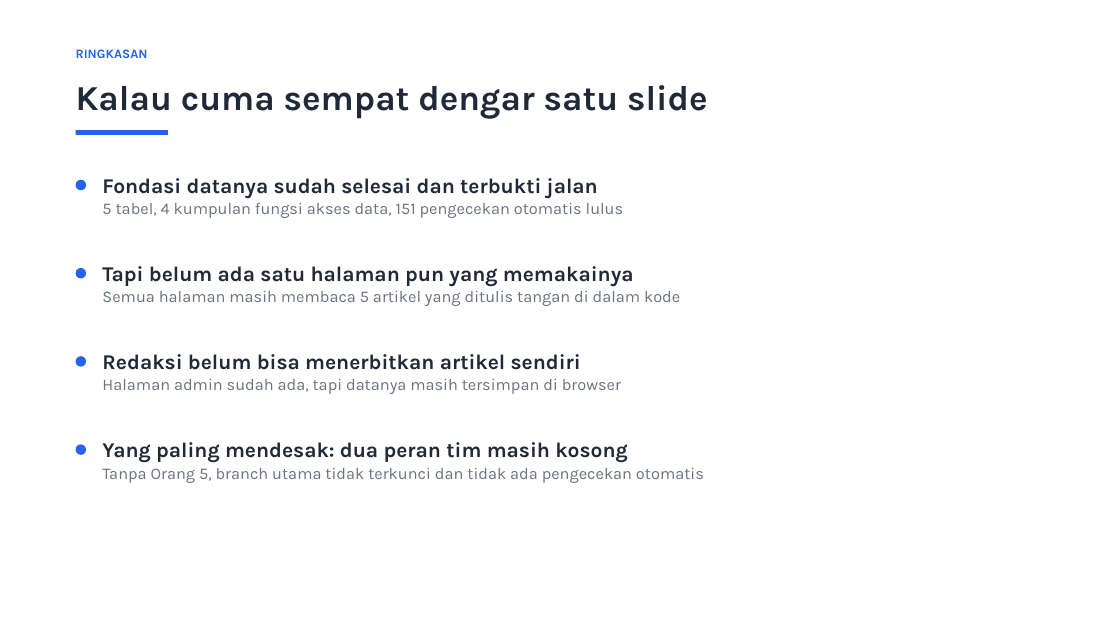
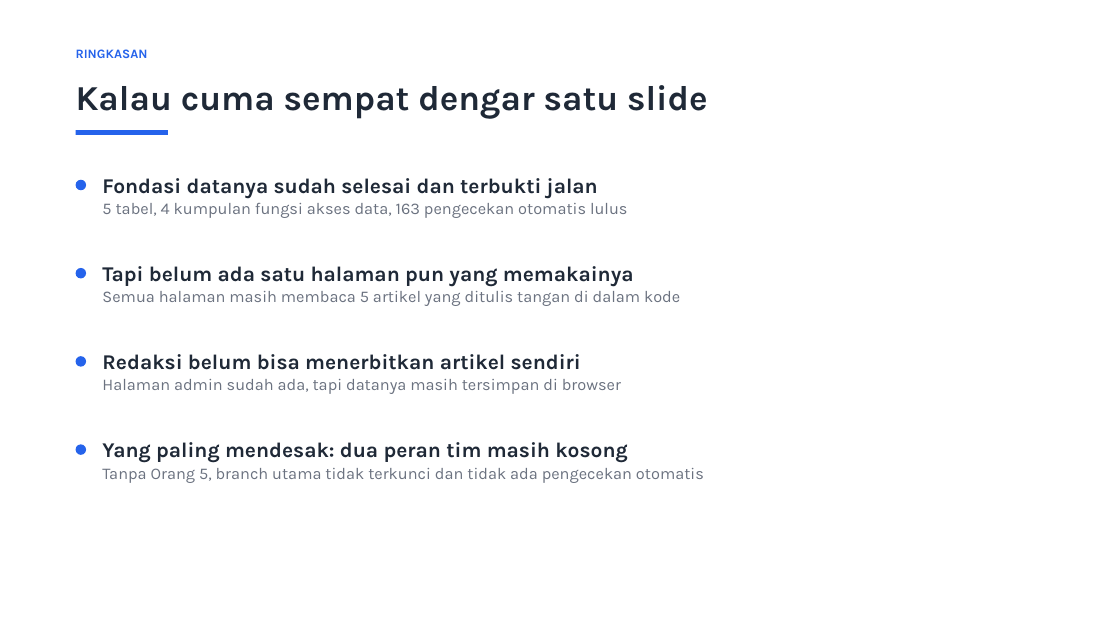
Before and after one commit to article-website/news-times, a slide deck: slide 2 of docs/presentasi/NewsTimes.pptx. Drawn at 1120x630 pixels with LibreOffice and Linux fonts; fonts in the diff are those of the drawing. Boxes give left, top, right and bottom in pixels: in the first picture for what was removed or moved away, otherwise in the second. Text is boxed around its words. In the diff, an @@ line names an element or a change of style, - is before the commit and + after.

```diff
--- a/docs/presentasi/NewsTimes.pptx
+++ b/docs/presentasi/NewsTimes.pptx
@@ text at <box>102,203,628,218</box>: text changed @@
-5 tabel, 4 kumpulan fungsi akses data, 151 pengecekan otomatis lulus
+5 tabel, 4 kumpulan fungsi akses data, 163 pengecekan otomatis lulus
```
Also in this commit, not shown: 2 other slides changed, 11 other files.
